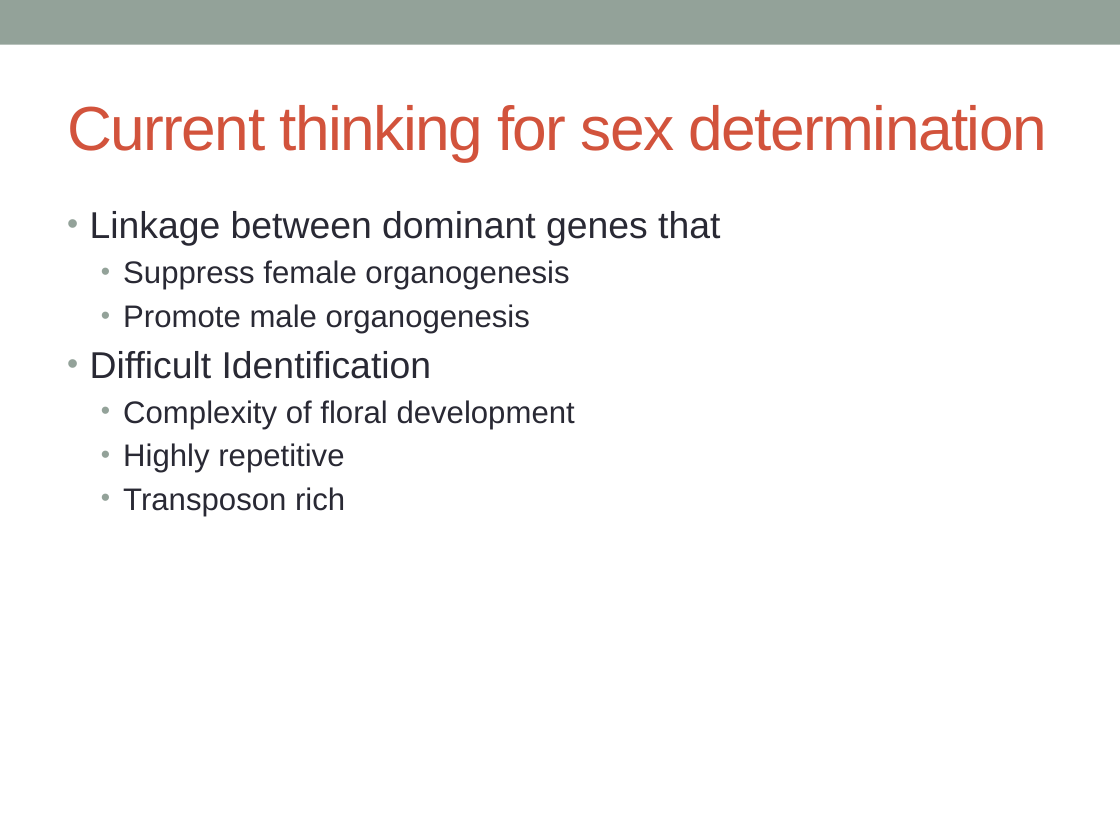
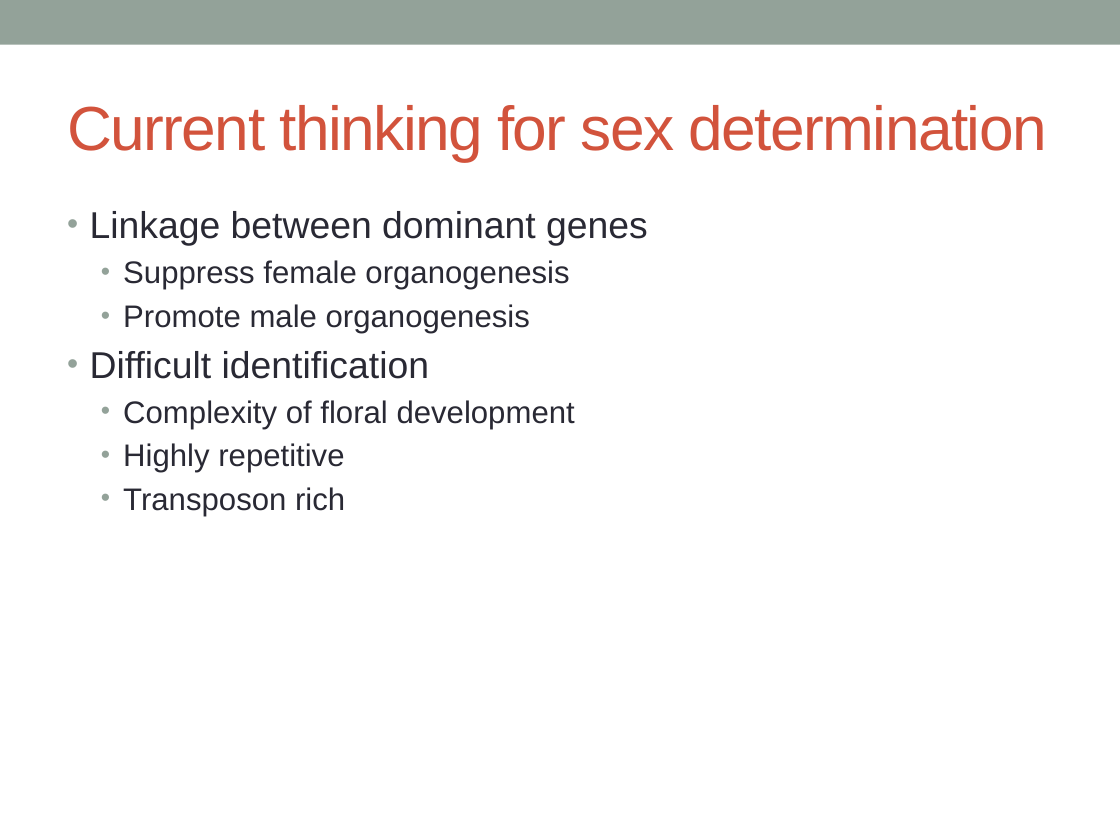
Before and after one commit to katholan/BCB546X-Spring2017_Valerin_final_project, a slide deck: slide 4 of asparagus.pptx. Drawn at 1120x840 pixels with LibreOffice and Linux fonts; fonts in the diff are those of the drawing. Boxes give left, top, right and bottom in pixels: in the first picture for what was removed or moved away, otherwise in the second. Text is boxed around its words. In the diff, an @@ line names an element or a change of style, - is before the commit and + after.

```diff
--- a/asparagus.pptx
+++ b/asparagus.pptx
@@ text at <box>90,211,648,246</box>: text changed @@
-• Linkage between dominant genes that
+• Linkage between dominant genes
@@ text at <box>90,351,429,379</box>: text changed @@
-• Difficult Identification
+• Difficult identification
```
Also in this commit, not shown: 5 other slides changed, 2 other files.
